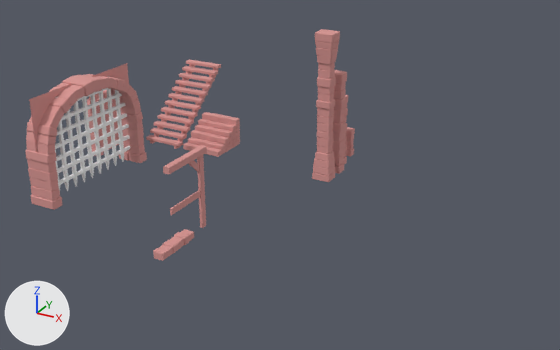
Two versions of the FBX model Unity/Dungeion Restoration/Assets/Prefab/3D Assets/StandardAssetPk.fbx, one commit apart.
The view is the same before and after, from a 50 mm camera at (0.2037, -0.2206, 0.1115) aimed at (0.0973, -0.0273, 0.0148). The axes (+X, +Y, +Z) are drawn at lower left. The lights are the same throughout. Where no turn or scale is listed for an object, it has been applied to the vertices.

The first picture shows 'Door', 'DoorFrame2', 'FloorPilarStraight', 'GatWay', 'GatWayWall', 'Gate', 'PillarH1', 'PillarH2_5', 'PillarH3_5', 'PlankAngle1', 'StonePillarH5', 'StoneStair', 'SurportBeam', 'Wood2x2Cap', 'Wood2x2CapSmall', 'WoodBeam', 'WoodMain2x2', 'WoodStairs'.
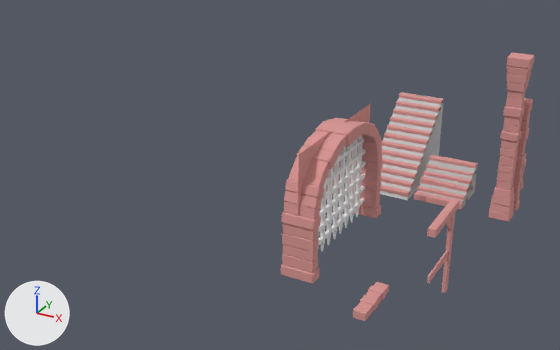
ob_standardassetpk is not drawn itself; it is the parent of ob_woodframepk, ob_stonestair, ob_doorpkwsnap, ob_woodstairs, ob_gatewaywsnap.

Location of each change, [x1, y1, x2, y2] in pixels of the pictures (560 x 350 px):
'GatWay', moved: before [25, 74, 147, 210]; after [281, 118, 383, 284]
'Gate', moved: before [55, 88, 130, 191]; after [317, 120, 366, 251]
'StonePillarH5', moved: before [312, 29, 340, 182]; after [488, 52, 535, 222]
'WoodStairs', moved: before [146, 59, 221, 149]; after [380, 92, 444, 196]
'StoneStair', moved: before [183, 112, 240, 157]; after [414, 155, 477, 210]
'StairWireFrame1', shown: after [380, 92, 444, 200]
'PillarH3_5', moved: before [332, 70, 347, 174]; after [513, 98, 533, 211]
'GatWayWall', moved: before [29, 63, 129, 153]; after [298, 103, 371, 216]
'FloorPilarStraight', moved: before [153, 229, 194, 261]; after [353, 282, 389, 321]
'StairWireFrame', shown: after [418, 160, 478, 209]
'WoodBeam', moved: before [197, 155, 206, 228]; after [441, 213, 455, 293]
'WoodMain2x2', moved: before [167, 147, 203, 173]; after [430, 201, 457, 235]
'SurportBeam', moved: before [170, 190, 201, 215]; after [427, 250, 448, 283]
'DoorFrame2', moved: before [87, 90, 107, 156]; after [319, 153, 341, 209]
'PillarH1', moved: before [345, 127, 355, 157]; after [519, 159, 526, 190]
'Door', moved: before [99, 97, 119, 152]; after [326, 166, 334, 200]
'PillarH2_5', moved (not visible afterwards): before [343, 95, 348, 164]
'Wood2x2CapSmall', moved: before [163, 165, 172, 174]; after [427, 226, 438, 238]
'PlankAngle1', moved: before [188, 160, 200, 173]; after [446, 219, 451, 231]
'Wood2x2Cap', moved: before [198, 145, 207, 154]; after [450, 198, 460, 209]

The change, as a diff of the scene's bpy script:
```diff
--- a/Unity/Dungeion Restoration/Assets/Prefab/3D Assets/StandardAssetPk.fbx.py
+++ b/Unity/Dungeion Restoration/Assets/Prefab/3D Assets/StandardAssetPk.fbx.py
@@ ob_gatway @@
 ob_gatway = bpy.data.objects.new('GatWay', me_mesh_014)
-ob_gatway.location = (0.0341, -0.0424, 0.0053)
+ob_gatway.location = (0.1233, -0.0424, 0.0053)
@@ ob_pillarh1 @@
 ob_pillarh1 = bpy.data.objects.new('PillarH1', me_mesh_026)
-ob_pillarh1.location = (0.1002, 0.0177, 0.0062)
+ob_pillarh1.location = (0.16, 0.0177, 0.0062)
@@ ob_stairwireframe1 @@
 ob_stairwireframe1.location = (0.75, -0.0628, -2.25)
-ob_stairwireframe1.hide_viewport = True
@@ ob_floorpilarstraight @@
 ob_floorpilarstraight = bpy.data.objects.new('FloorPilarStraight', me_mesh_024)
-ob_floorpilarstraight.location = (0.0847, -0.0661, 0.0047)
+ob_floorpilarstraight.location = (0.1445, -0.0661, 0.0047)
@@ ob_woodmain2x2 @@
 ob_woodmain2x2 = bpy.data.objects.new('WoodMain2x2', me_mesh_010)
-ob_woodmain2x2.location = (0.0851, -0.0599, 0.0283)
+ob_woodmain2x2.location = (0.1588, -0.0599, 0.0283)
@@ ob_gatwaywall @@
 ob_gatwaywall = bpy.data.objects.new('GatWayWall', me_mesh_017)
-ob_gatwaywall.location = (0.0266, -0.0426, 0.0053)
+ob_gatwaywall.location = (0.1158, -0.0426, 0.0053)
@@ ob_gate @@
 ob_gate = bpy.data.objects.new('Gate', me_mesh_015)
-ob_gate.location = (0.0341, -0.0424, 0.0063)
+ob_gate.location = (0.1233, -0.0424, 0.0063)
@@ ob_door @@
 ob_door = bpy.data.objects.new('Door', me_mesh_003)
-ob_door.location = (0.0189, -0.0109, 0.005)
+ob_door.location = (0.1081, -0.0109, 0.005)
@@ ob_pillarh2_5 @@
 ob_pillarh2_5 = bpy.data.objects.new('PillarH2_5', me_mesh_025)
-ob_pillarh2_5.location = (0.0997, 0.012, 0.005)
+ob_pillarh2_5.location = (0.1595, 0.012, 0.005)
@@ ob_stairwireframe @@
 ob_stairwireframe.location = (0.77, 0.0, -0.75)
-ob_stairwireframe.hide_viewport = True
@@ ob_standardassetpk @@
 ob_standardassetpk = bpy.data.objects.new('StandardAssetPk', None)
-ob_standardassetpk.location = (0.0, 0.0, 0.0)
+ob_standardassetpk.location = (0.0892, 0.0, 0.0)
 ob_standardassetpk.rotation_euler = (1.571, 0.0, 0.0)  # degrees (90, 0, 0)
@@ ob_woodbeam @@
 ob_woodbeam = bpy.data.objects.new('WoodBeam', me_mesh_008)
-ob_woodbeam.location = (0.0856, -0.0521, 0.0199)
+ob_woodbeam.location = (0.1592, -0.0521, 0.0199)
@@ ob_plankangle1 @@
 ob_plankangle1 = bpy.data.objects.new('PlankAngle1', me_mesh_009)
-ob_plankangle1.location = (0.0851, -0.0531, 0.0282)
+ob_plankangle1.location = (0.1587, -0.0531, 0.0282)
@@ ob_doorframe2 @@
 ob_doorframe2 = bpy.data.objects.new('DoorFrame2', me_mesh_007)
-ob_doorframe2.location = (0.0191, -0.0166, 0.0162)
+ob_doorframe2.location = (0.1083, -0.0166, 0.0162)
@@ ob_surportbeam @@
 ob_surportbeam = bpy.data.objects.new('SurportBeam', me_mesh_013)
-ob_surportbeam.location = (0.0851, -0.0596, 0.0165)
+ob_surportbeam.location = (0.1587, -0.0596, 0.0165)
@@ ob_pillarh3_5 @@
 ob_pillarh3_5 = bpy.data.objects.new('PillarH3_5', me_mesh_023)
-ob_pillarh3_5.location = (0.1015, 0.0045, 0.0053)
+ob_pillarh3_5.location = (0.1612, 0.0045, 0.0053)
@@ ob_stonepillarh5 @@
 ob_stonepillarh5 = bpy.data.objects.new('StonePillarH5', me_mesh_018)
-ob_stonepillarh5.location = (0.1007, -0.0026, 0.005)
+ob_stonepillarh5.location = (0.1605, -0.0026, 0.005)
@@ ob_wood2x2capsmall @@
 ob_wood2x2capsmall = bpy.data.objects.new('Wood2x2CapSmall', me_mesh_012)
-ob_wood2x2capsmall.location = (0.0851, -0.0671, 0.0283)
+ob_wood2x2capsmall.location = (0.1588, -0.0671, 0.0283)
@@ ob_wood2x2cap @@
 ob_wood2x2cap = bpy.data.objects.new('Wood2x2Cap', me_mesh_011)
-ob_wood2x2cap.location = (0.0851, -0.0521, 0.0283)
+ob_wood2x2cap.location = (0.1588, -0.0521, 0.0283)
```
